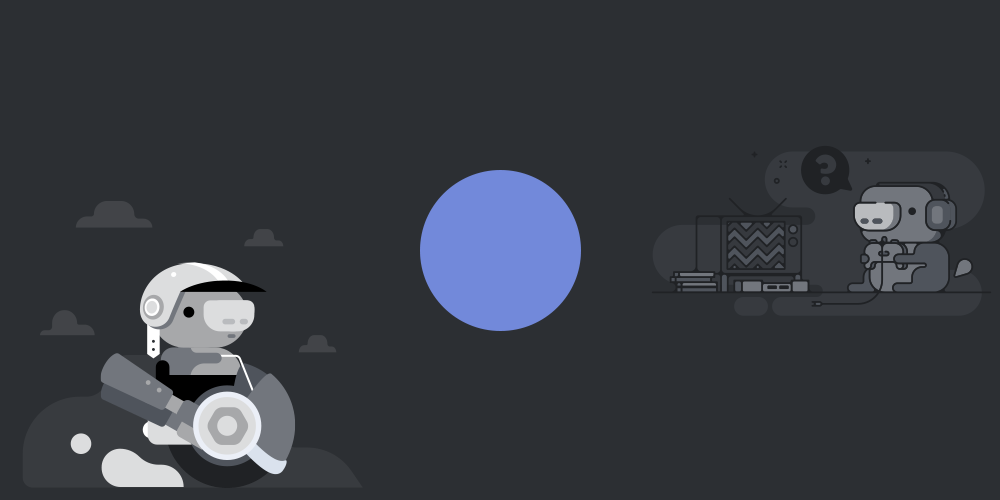
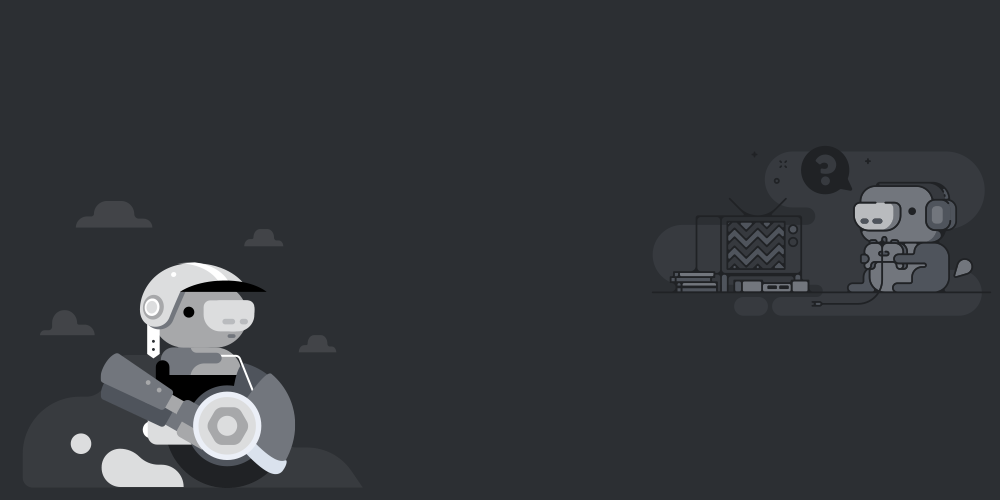
Layered file, before and after one edit (1000×500). Changes by layer:
hid "Ellipse 1" over [420,170,581,331]
